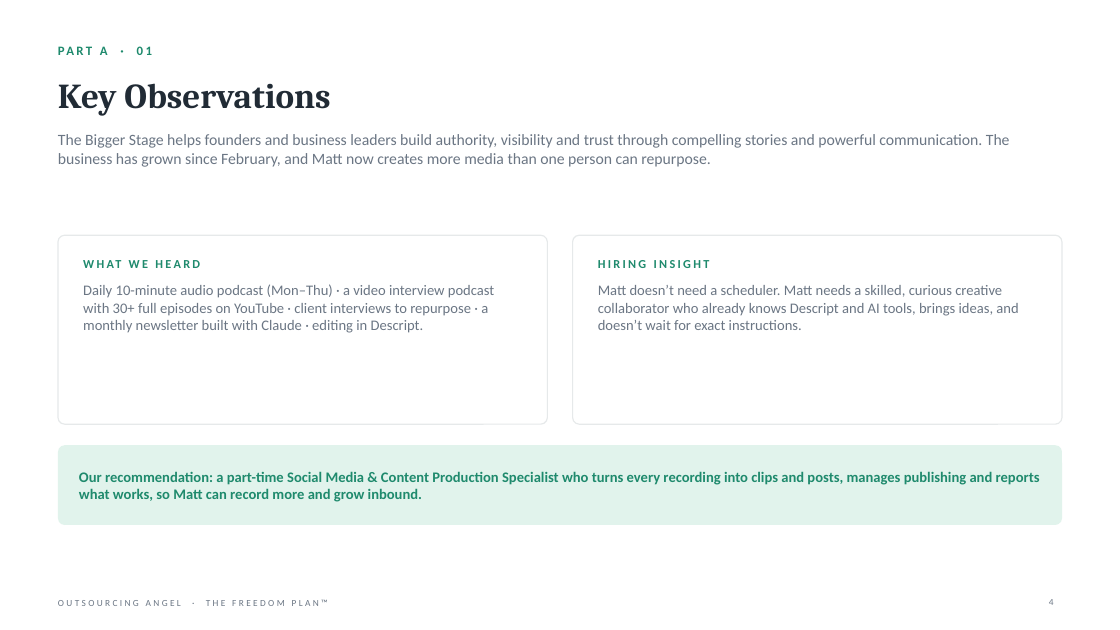
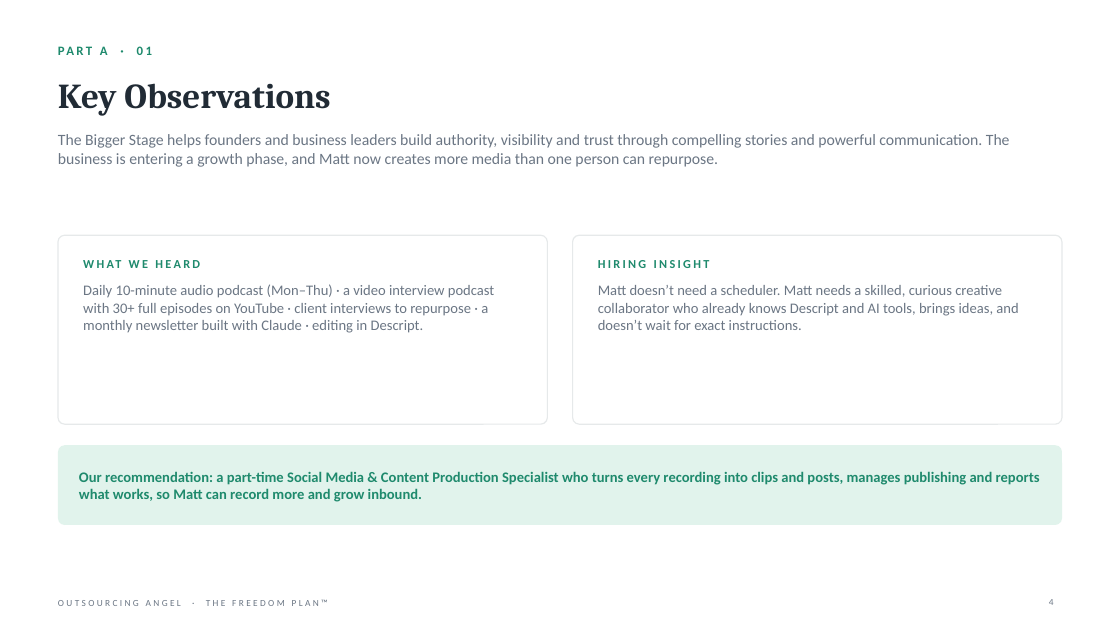
Before and after one commit to gail-gif/OA, a slide deck: slide 4 of Matt_Stone_Freedom_Plan.pptx. Drawn at 1120x630 pixels with LibreOffice and Linux fonts; fonts in the diff are those of the drawing. Boxes give left, top, right and bottom in pixels: in the first picture for what was removed or moved away, otherwise in the second. Text is boxed around its words. In the diff, an @@ line names an element or a change of style, - is before the commit and + after.

```diff
--- a/Matt_Stone_Freedom_Plan.pptx
+++ b/Matt_Stone_Freedom_Plan.pptx
@@ text at (x1=58, y1=134, x2=1010, y2=167): text changed @@
-The Bigger Stage helps founders and business leaders build authority, visibility and trust through compelling stories and powerful communication. The business has grown since February, and Matt now creates more media than one person can repurpose.
+The Bigger Stage helps founders and business leaders build authority, visibility and trust through compelling stories and powerful communication. The business is entering a growth phase, and Matt now creates more media than one person can repurpose.
```
Also in this commit, not shown: 1 other file.
